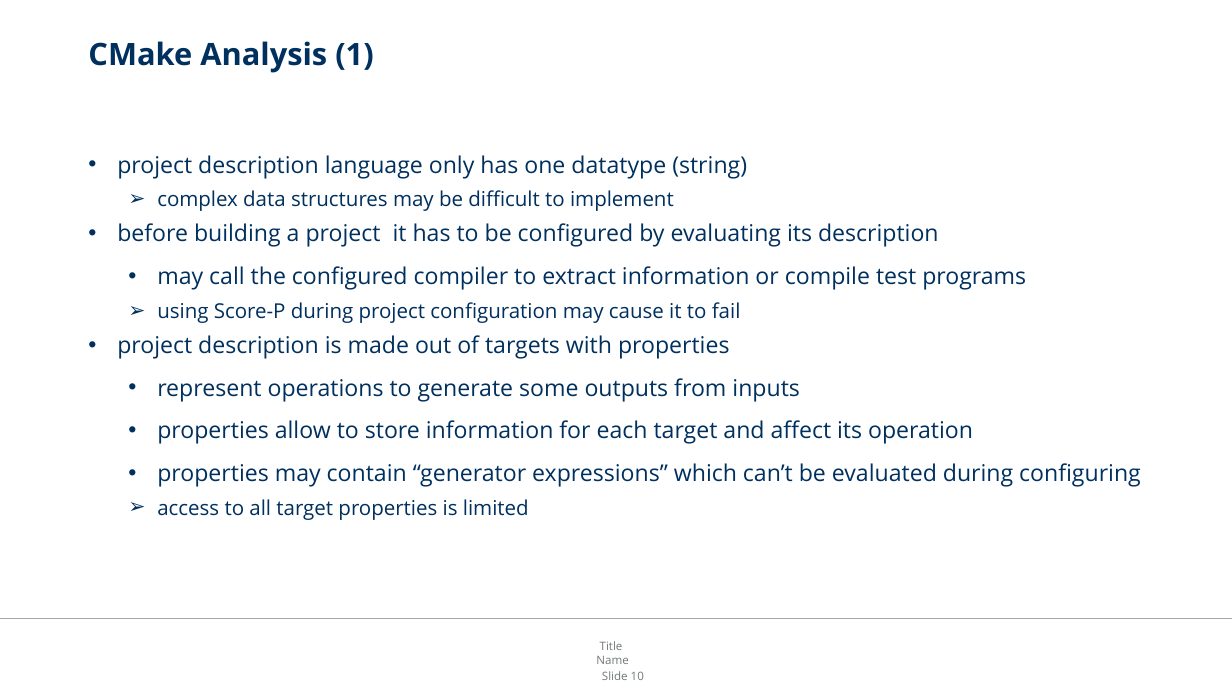
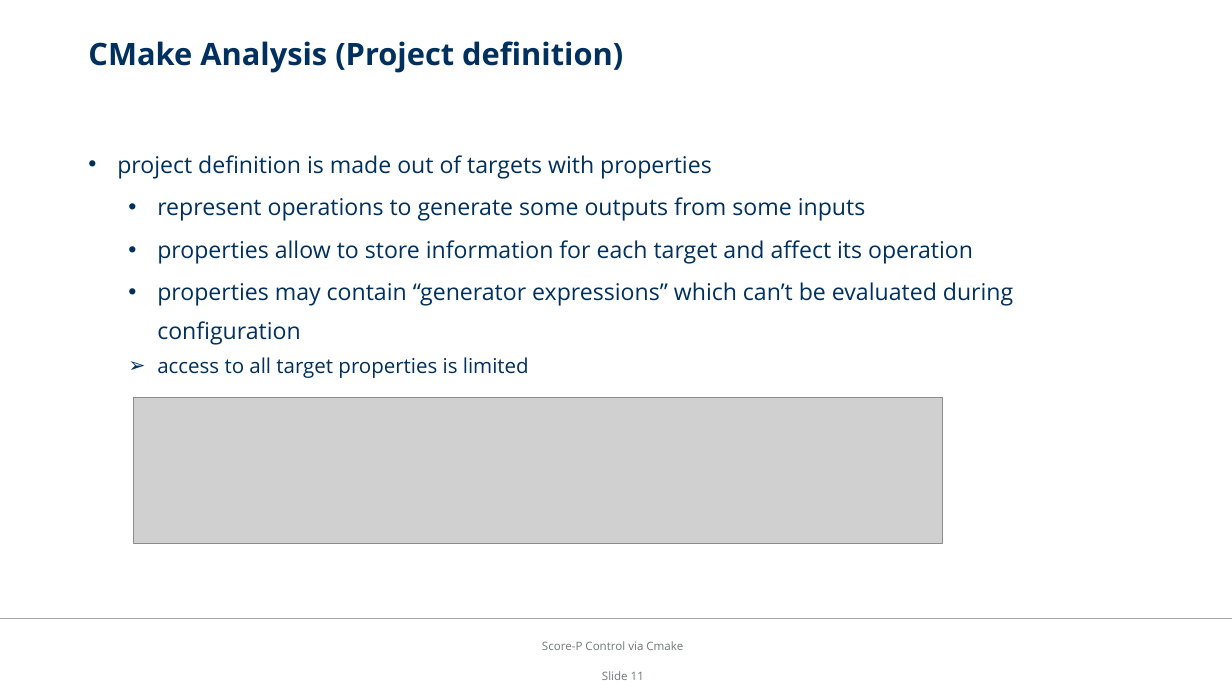
Before and after one commit to Deric-W/FindScoreP, a slide deck: slide 11 of paper/presentation.pptx (slide 10 before the commit). Drawn at 1232x693 pixels with LibreOffice and Linux fonts; fonts in the diff are those of the drawing; grey boxes stand for pictures; background and template pictures are left out. Boxes give left, top, right and bottom in pixels: in the first picture for what was removed or moved away, otherwise in the second. Text is boxed around its words. In the diff, an @@ line names an element or a change of style, - is before the commit and + after.

```diff
--- a/paper/presentation.pptx
+++ b/paper/presentation.pptx
@@ title at bbox=[88, 41, 623, 73]: text changed @@
-CMake Analysis (1)
+CMake Analysis (Project definition)
@@ text at bbox=[117, 155, 865, 221]: text changed @@
-• project description language only has one datatype (string)
-    ➢ complex data structures may be difficult to implement
-• before building a project it has to be configured by evaluating its description
-  • may call the configured compiler to extract information or compile test programs
-    ➢ using Score-P during project configuration may cause it to fail
-• project description is made out of targets with properties
-  • represent operations to generate some outputs from inputs
+• project definition is made out of targets with properties
+  • represent operations to generate some outputs from some inputs
@@ text at bbox=[157, 282, 1013, 345]: text changed @@
-  • properties may contain “generator expressions” which can’t be evaluated during configuring
+  • properties may contain “generator expressions” which can’t be evaluated during configuration
@@ picture added at bbox=[133, 397, 943, 543] @@
@@ text added at bbox=[542, 641, 683, 650], 9 pt, text #727879 @@
+Score-P Control via Cmake
@@ text removed at bbox=[596, 641, 628, 664] @@
-Title
-Name
@@ page number at bbox=[602, 671, 644, 680]: text changed @@
-Slide 10
+Slide 11
```
Also in this commit, not shown: 21 other slides changed, 4 slides added, 1 slide removed, 6 other files.
